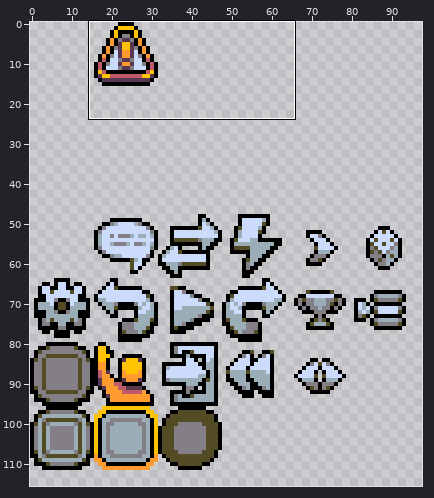
One commit to this pixel-art file: resources/editor/editor.aseprite. The first picture is a wide view before the edit; the outline marks the close-up.
Close-up. Earlier state:
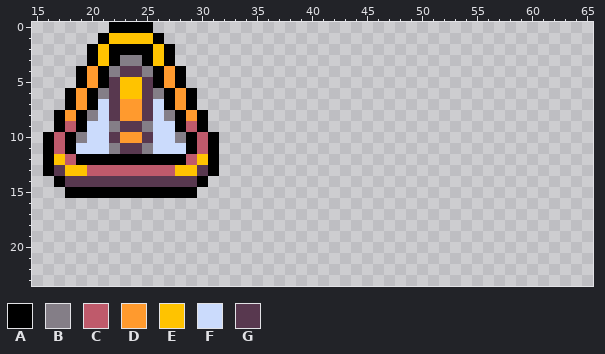
128x128 pixels, 1 frame. Shown: x 15..65, y 0..23. The wide view leaves out empty margins.
Palette (. is transparent): A #000000  B #847e87  C #bf5a6b  D #ff9a2e  E #ffc300  F #cbdbfc  G #58384f
Pixels before, first column x 16:
 0 ......AAAA......
 1 .....AEEEEA.....
 2 ....AEAAAAEA....
 3 ....AEABBAEA....
 4 ...ADABGGBADA...
 5 ...ADAGEEGADA...
 6 ..ADABGEEGBADA..
 7 ..ADAFGDDGFADA..
 8 .ADABFGDDGFBADA.
 9 .ACAFFBGGBFFACA.
10 ACABFFGDDGFFBACA
11 ACAFFFBGGBFFFACA
12 AECAAAAAAAAAACEA
13 AGEECCCCCCCCEEGA
14 .AGGGGGGGGGGGGA.
15 ..AAAAAAAAAAAA..
Once edited:
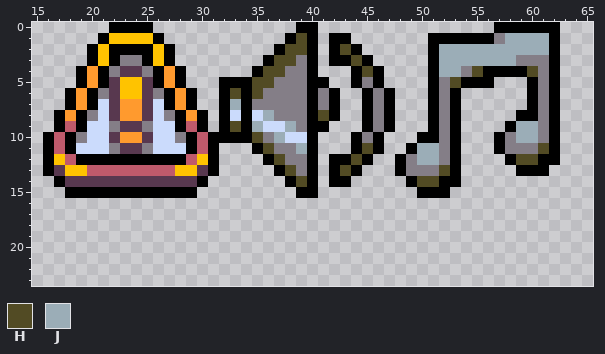
Colours new in this view: H #524b24  J #9badb7
What changed:
Changed rows in their new state; - is an unchanged pixel.
first column x 32:
 0 -------AA----------------AAAAAA
 1 ------AHA-AA-------AAAAAABJJJJA
 2 -----AHHA-AHA------AJJJJJJJJJJA
 3 ----AHHBA-AAHA-----AJJJJJJJBBBA
 4 ---AHHBBA---AHA----AJJBHAAAAHBA
 5 AAAHHBBBAA--ABA----ABHAAA---ABA
 6 AHAHBBBBABA--ABA---ABA------ABA
 7 AJABBBBBABA--ABA---ABA------ABA
 8 AFAFJBBBAHA--ABA---ABA-----AABA
 9 AHAJFFJBAA---ABA---ABA----AJJBA
10 AAAHBJFFA---ABA---AABA---ABJJBA
11 ---AHBBJA---AHA--AJJBA---ABBBHA
12 ----AHBBA-AAHA--ABJJBA----AHHAA
13 -----AHBA-AHA---ABBBHA-----AAA-
14 ------AHA-AA-----AHHAA---------
15 -------AA---------AAA----------
Changed places in both close-ups, as pixel boxes (x1, y1, x2, y2):
added: (219, 22, 560, 198)
